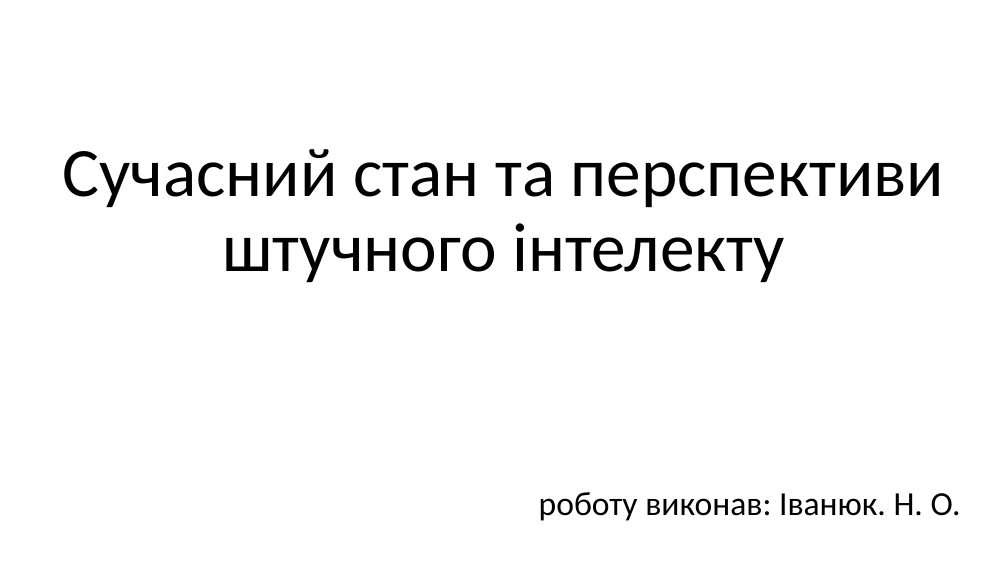
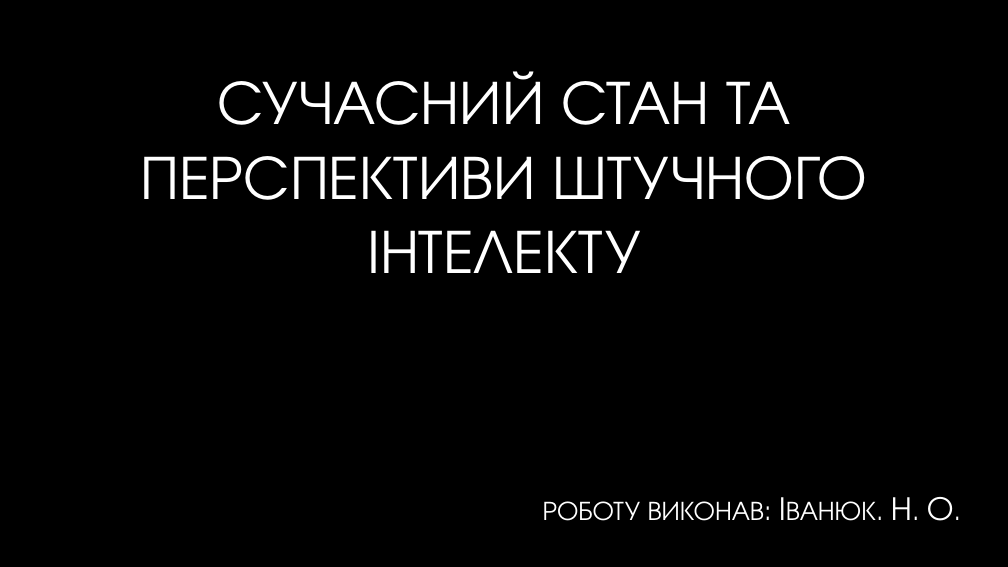
Before and after one commit to NazarkoNaN/Learning2021-2022, a slide deck: slide 1 of ОШІ/Сучасний стан та перспективи штучного інтелекту.pptx. Drawn at 1008x567 pixels with LibreOffice and Linux fonts; fonts in the diff are those of the drawing; background and template pictures are left out. Boxes give left, top, right and bottom in pixels: in the first picture for what was removed or moved away, otherwise in the second. Text is boxed around its words. In the diff, an @@ line names an element or a change of style, - is before the commit and + after.

```diff
--- a/ОШІ/Сучасний стан та перспективи штучного інтелекту.pptx
+++ b/ОШІ/Сучасний стан та перспективи штучного інтелекту.pptx
@@ background #FFFFFF to picture (left out) @@
@@ title at box(140, 71, 868, 273): text changed; size 66 to 59.4 pt; font Calibri to TeX Gyre Adventor; text colour #000000 to gradient #FFFFFF to #A6A6A6 @@
-Сучасний стан та перспективи штучного інтелекту
+СУЧАСНИЙ СТАН ТА ПЕРСПЕКТИВИ ШТУЧНОГО ІНТЕЛЕКТУ
@@ subtitle "роботу виконав: Іванюк. Н. О." at box(543, 497, 954, 521): font Calibri to TeX Gyre Adventor, text colour #000000 to gradient #FFFFFF to #BFBFBF, small capitals on; line spacing 0.9 to 1; more space between paragraphs @@
```
Also in this commit, not shown: 14 other slides changed, 11 other files.
